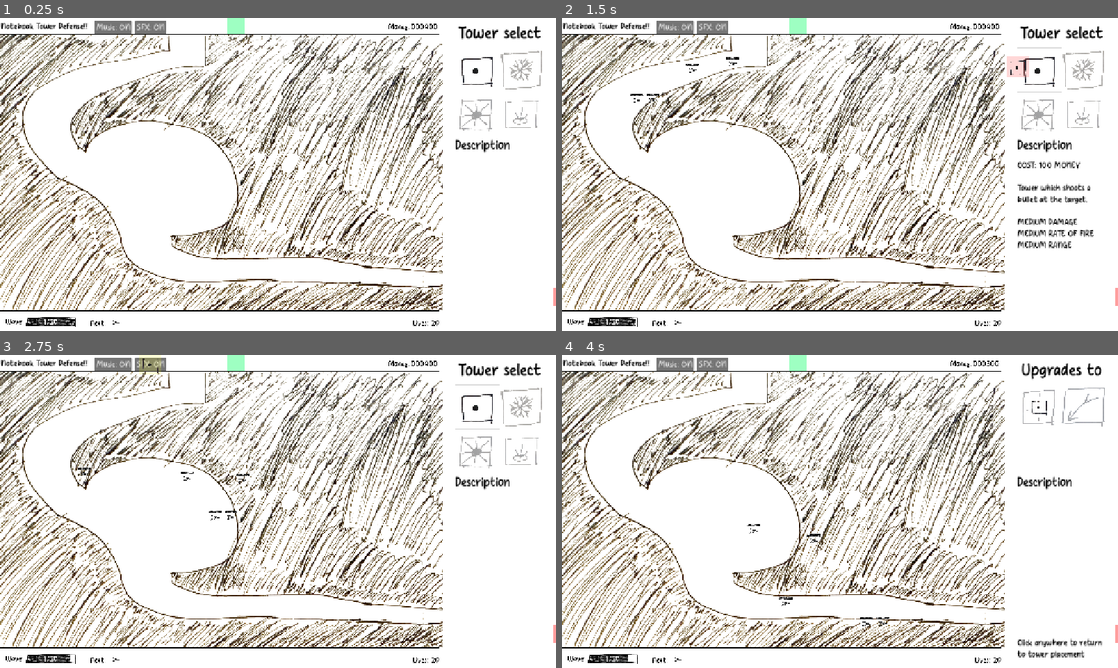
Above: before the commit, frames 1-4 (two rows, left to right).
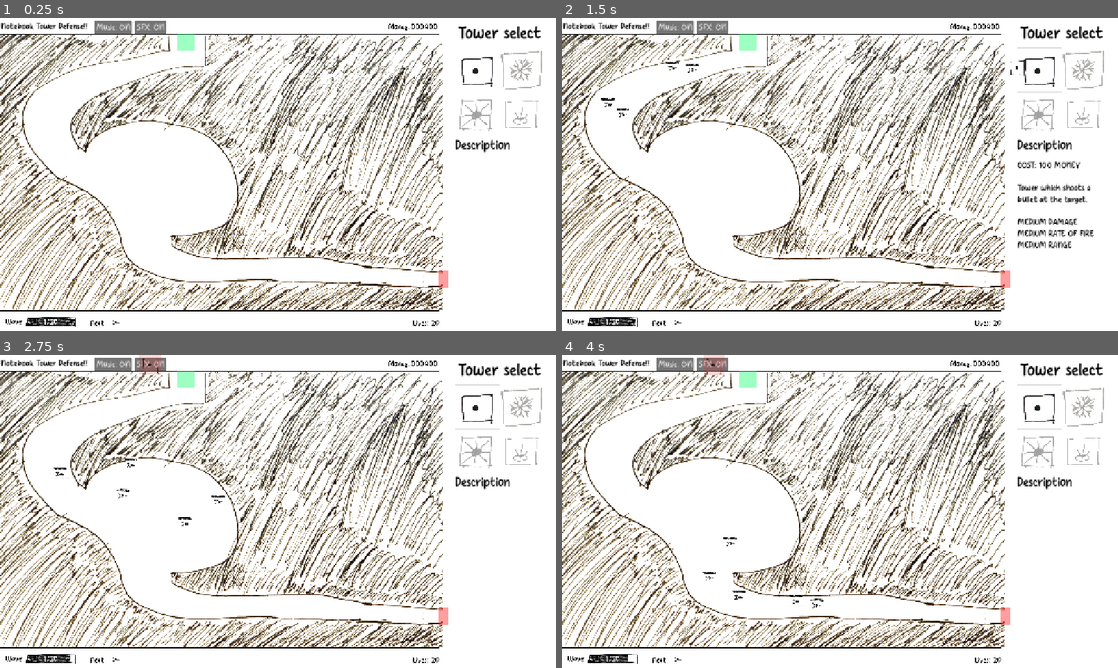
Above: after the commit, the same moments.

Repository: OzuYatamutsu/notebook-tower-defense
Game: Godot game, scene res://levels/level_digestion.tscn
Same seed, same stepped clock (60 frames per second), same inputs: the game is played once before the commit and once after it. This scene is started directly instead of the project's main scene.
Inputs (mouse positions are in pixels of both pictures, inside the frame that each line leads up to):
- Up to frame 1 (0.25 s): no input
- Up to frame 2 (1.5 s): click "SFX: ON" at 0.5 s; click (1040, 71) at 1.25 s
- Up to frame 3 (2.75 s): click "SFX: ON" at 2 s
- Up to frame 4 (4 s): click (1040, 408) at 2.75 s; click "SFX: ON" at 3.5 s

The runs differ from the first frame. In frame 1, 0.5% of the frame differs, in the area x 31-100%, y 0-92%; in frame 2, 0.9%; in frame 3, 0.9%; in frame 4, 2.4%, in the area x 25-100%, y 0-98%.

Commit message:
Fix walls, paths for level_digestion

Diff:
--- a/levels/level_digestion.tscn
+++ b/levels/level_digestion.tscn
@@ -7,63 +7,39 @@
 
 [sub_resource type="Curve2D" id="Curve2D_8wmdd"]
 _data = {
-"points": PackedVector2Array(0, 0, 0, 0, 10840, 380, 0, 0, 0, 0, 10780, 1020, 0, 0, 0, 0, 9240, 1260, 0, 0, 0, 0, 8040, 1600, 0, 0, 0, 0, 6940, 2000, 0, 0, 0, 0, 5720, 2420, 0, 0, 0, 0, 4500, 2540, 0, 0, 0, 0, 3620, 4000, 0, 0, 0, 0, 3200, 5600, 0, 0, 0, 0, 3980, 6220, 0, 0, 0, 0, 5280, 6800, 0, 0, 0, 0, 6420, 7580, 0, 0, 0, 0, 7260, 8900, 0, 0, 0, 0, 7020, 9480, 0, 0, 0, 0, 8080, 10480, 0, 0, 0, 0, 9320, 11140, 0, 0, 0, 0, 10840, 11940, 0, 0, 0, 0, 13940, 12280, 0, 0, 0, 0, 17580, 12360, 0, 0, 0, 0, 20280, 12560, 0, 0, 0, 0, 23580, 12580, 0, 0, 0, 0, 25660, 12600)
+"points": PackedVector2Array(0, 0, 0, 0, 8520, 1140, 0, 0, 0, 0, 8200, 1820, 0, 0, 0, 0, 6580, 1920, 0, 0, 0, 0, 4920, 2840, 0, 0, 0, 0, 2940, 3200, 0, 0, 0, 0, 1860, 4240, 0, 0, 0, 0, 2680, 6480, 0, 0, 0, 0, 4180, 7060, 0, 0, 0, 0, 5060, 6240, 0, 0, 0, 0, 6560, 5860, 0, 0, 0, 0, 8640, 6220, 0, 0, 0, 0, 9980, 7540, 0, 0, 0, 0, 9700, 9060, 0, 0, 0, 0, 7960, 9180, 0, 0, 0, 0, 6820, 9700, 0, 0, 0, 0, 7160, 11140, 0, 0, 0, 0, 8600, 11620, 0, 0, 0, 0, 11720, 11940, 0, 0, 0, 0, 14580, 11580, 0, 0, 0, 0, 17560, 12080, 0, 0, 0, 0, 20420, 12140, 0, 0, 0, 0, 21560, 12160)
 }
 point_count = 22
 
 [sub_resource type="Curve2D" id="Curve2D_4xp7b"]
 _data = {
-"points": PackedVector2Array(0, 0, 0, 0, 10840, 280, 0, 0, 0, 0, 10720, 740, 0, 0, 0, 0, 10060, 1380, 0, 0, 0, 0, 8680, 1440, 0, 0, 0, 0, 6340, 1880, 0, 0, 0, 0, 4900, 2480, 0, 0, 0, 0, 3880, 3540, 0, 0, 0, 0, 3480, 4460, 0, 0, 0, 0, 3520, 5700, 0, 0, 0, 0, 4580, 7080, 0, 0, 0, 0, 5480, 7020, 0, 0, 0, 0, 6680, 6880, 0, 0, 0, 0, 8480, 7180, 0, 0, 0, 0, 8720, 7960, 0, 0, 0, 0, 8720, 9320, 0, 0, 0, 0, 9460, 10320, 0, 0, 0, 0, 9460, 11600, 0, 0, 0, 0, 12760, 11940, 0, 0, 0, 0, 15540, 12200, 0, 0, 0, 0, 19540, 12200, 0, 0, 0, 0, 22680, 12620, 0, 0, 0, 0, 25600, 12680)
+"points": PackedVector2Array(0, 0, 0, 0, 8580, 1160, 0, 0, 0, 0, 8160, 1920, 0, 0, 0, 0, 6640, 2180, 0, 0, 0, 0, 4640, 2480, 0, 0, 0, 0, 2520, 3440, 0, 0, 0, 0, 2500, 5500, 0, 0, 0, 0, 3480, 6840, 0, 0, 0, 0, 5140, 6440, 0, 0, 0, 0, 6120, 5160, 0, 0, 0, 0, 7780, 5700, 0, 0, 0, 0, 9840, 6880, 0, 0, 0, 0, 9660, 8540, 0, 0, 0, 0, 7800, 8880, 0, 0, 0, 0, 6640, 9280, 0, 0, 0, 0, 7020, 10800, 0, 0, 0, 0, 8340, 11160, 0, 0, 0, 0, 9900, 11440, 0, 0, 0, 0, 13460, 11460, 0, 0, 0, 0, 15560, 11700, 0, 0, 0, 0, 21380, 12160)
 }
-point_count = 22
+point_count = 20
 
 [sub_resource type="Curve2D" id="Curve2D_ycp7k"]
 _data = {
-"points": PackedVector2Array(0, 0, 0, 0, 10820, 280, 0, 0, 0, 0, 10360, 1200, 0, 0, 0, 0, 8700, 1520, 0, 0, 0, 0, 7460, 2060, 0, 0, 0, 0, 5500, 2060, 0, 0, 0, 0, 4560, 3000, 0, 0, 0, 0, 3900, 3740, 0, 0, 0, 0, 3720, 5500, 0, 0, 0, 0, 4560, 6320, 0, 0, 0, 0, 5260, 6320, 0, 0, 0, 0, 6060, 5740, 0, 0, 0, 0, 7580, 5660, 0, 0, 0, 0, 8800, 5660, 0, 0, 0, 0, 11040, 6640, 0, 0, 0, 0, 12220, 7420, 0, 0, 0, 0, 12220, 8740, 0, 0, 0, 0, 11180, 9360, 0, 0, 0, 0, 9780, 9360, 0, 0, 0, 0, 9240, 10820, 0, 0, 0, 0, 10440, 12080, 0, 0, 0, 0, 12880, 12080, 0, 0, 0, 0, 15160, 12160, 0, 0, 0, 0, 18440, 12140, 0, 0, 0, 0, 21560, 12500, 0, 0, 0, 0, 24520, 12620, 0, 0, 0, 0, 25680, 12680)
+"points": PackedVector2Array(0, 0, 0, 0, 8580, 1140, 0, 0, 0, 0, 8520, 1880, 0, 0, 0, 0, 3940, 2820, 0, 0, 0, 0, 1860, 4180, 0, 0, 0, 0, 2260, 6360, 0, 0, 0, 0, 5020, 6720, 0, 0, 0, 0, 6000, 6080, 0, 0, 0, 0, 9240, 8120, 0, 0, 0, 0, 6940, 9440, 0, 0, 0, 0, 7440, 11220, 0, 0, 0, 0, 10880, 11320, 0, 0, 0, 0, 13100, 11800, 0, 0, 0, 0, 19000, 12020, 0, 0, 0, 0, 21980, 12100)
 }
-point_count = 26
+point_count = 14
 
 [sub_resource type="Curve2D" id="Curve2D_vw7h1"]
 _data = {
-"points": PackedVector2Array(0, 0, 0, 0, 10880, 240, 0, 0, 0, 0, 10320, 1160, 0, 0, 0, 0, 7940, 1720, 0, 0, 0, 0, 6220, 2380, 0, 0, 0, 0, 4540, 3100, 0, 0, 0, 0, 3420, 4020, 0, 0, 0, 0, 3960, 5820, 0, 0, 0, 0, 5300, 6820, 0, 0, 0, 0, 5860, 5840, 0, 0, 0, 0, 7820, 5840, 0, 0, 0, 0, 9560, 6220, 0, 0, 0, 0, 10260, 7100, 0, 0, 0, 0, 10260, 8260, 0, 0, 0, 0, 9280, 9520, 0, 0, 0, 0, 8760, 11540, 0, 0, 0, 0, 10860, 11540, 0, 0, 0, 0, 12220, 12200, 0, 0, 0, 0, 17920, 12420, 0, 0, 0, 0, 20880, 12420, 0, 0, 0, 0, 24640, 12540, 0, 0, 0, 0, 25700, 12820)
+"points": PackedVector2Array(0, 0, 0, 0, 8540, 1160, 0, 0, 0, 0, 8440, 1660, 0, 0, 0, 0, 5080, 2460, 0, 0, 0, 0, 3220, 3460, 0, 0, 0, 0, 2020, 4260, 0, 0, 0, 0, 2920, 6200, 0, 0, 0, 0, 4200, 6600, 0, 0, 0, 0, 6140, 6120, 0, 0, 0, 0, 8960, 7940, 0, 0, 0, 0, 6900, 9100, 0, 0, 0, 0, 7720, 11080, 0, 0, 0, 0, 10880, 11560, 0, 0, 0, 0, 14220, 11560, 0, 0, 0, 0, 16580, 11720, 0, 0, 0, 0, 20380, 12020, 0, 0, 0, 0, 21840, 12160)
 }
-point_count = 21
+point_count = 16
 
 [sub_resource type="Curve2D" id="Curve2D_v644m"]
 _data = {
-"points": PackedVector2Array(0, 0, 0, 0, 10820, 480, 0, 0, 0, 0, 9940, 1300, 0, 0, 0, 0, 7880, 1540, 0, 0, 0, 0, 6000, 2360, 0, 0, 0, 0, 4420, 2820, 0, 0, 0, 0, 3520, 4360, 0, 0, 0, 0, 3520, 5480, 0, 0, 0, 0, 5960, 7600, 0, 0, 0, 0, 8020, 6000, 0, 0, 0, 0, 9080, 7500, 0, 0, 0, 0, 9180, 8860, 0, 0, 0, 0, 8720, 11000, 0, 0, 0, 0, 10540, 11780, 0, 0, 0, 0, 12800, 12100, 0, 0, 0, 0, 16820, 12240, 0, 0, 0, 0, 19780, 12320, 0, 0, 0, 0, 21760, 12360, 0, 0, 0, 0, 25740, 12740)
+"points": PackedVector2Array(0, 0, 0, 0, 8540, 1140, 0, 0, 0, 0, 8380, 1820, 0, 0, 0, 0, 4360, 2600, 0, 0, 0, 0, 2200, 3640, 0, 0, 0, 0, 2560, 5620, 0, 0, 0, 0, 3900, 7260, 0, 0, 0, 0, 6800, 9660, 0, 0, 0, 0, 7400, 11360, 0, 0, 0, 0, 11160, 11460, 0, 0, 0, 0, 13820, 11380, 0, 0, 0, 0, 17640, 12100, 0, 0, 0, 0, 20380, 12000, 0, 0, 0, 0, 21680, 12020)
 }
-point_count = 18
+point_count = 13
 
 [sub_resource type="Curve2D" id="Curve2D_7wygf"]
 _data = {
-"points": PackedVector2Array(0, 0, 0, 0, 10920, 340, 0, 0, 0, 0, 10000, 1460, 0, 0, 0, 0, 7360, 2080, 0, 0, 0, 0, 5240, 2720, 0, 0, 0, 0, 4080, 3260, 0, 0, 0, 0, 3840, 5000, 0, 0, 0, 0, 4880, 7080, 0, 0, 0, 0, 6040, 5400, 0, 0, 0, 0, 7940, 5460, 0, 0, 0, 0, 10600, 5400, 0, 0, 0, 0, 12140, 6200, 0, 0, 0, 0, 12940, 7840, 0, 0, 0, 0, 12120, 9440, 0, 0, 0, 0, 10720, 9560, 0, 0, 0, 0, 9540, 9660, 0, 0, 0, 0, 7760, 8080, 0, 0, 0, 0, 7760, 6540, 0, 0, 0, 0, 9100, 6620, 0, 0, 0, 0, 9060, 7900, 0, 0, 0, 0, 8560, 10640, 0, 0, 0, 0, 9000, 11860, 0, 0, 0, 0, 14440, 12260, 0, 0, 0, 0, 18340, 12340, 0, 0, 0, 0, 22240, 12220, 0, 0, 0, 0, 23720, 12800, 0, 0, 0, 0, 25740, 12680)
+"points": PackedVector2Array(0, 0, 0, 0, 8640, 1140, 0, 0, 0, 0, 8540, 1820, 0, 0, 0, 0, 5700, 2040, 0, 0, 0, 0, 4460, 2860, 0, 0, 0, 0, 2200, 3760, 0, 0, 0, 0, 2440, 5600, 0, 0, 0, 0, 3640, 6640, 0, 0, 0, 0, 5060, 7960, 0, 0, 0, 0, 6280, 9340, 0, 0, 0, 0, 7180, 11280, 0, 0, 0, 0, 10840, 11580, 0, 0, 0, 0, 15060, 11620, 0, 0, 0, 0, 18900, 12080, 0, 0, 0, 0, 20260, 11980, 0, 0, 0, 0, 21180, 12060)
 }
-point_count = 26
-
-[sub_resource type="Curve2D" id="Curve2D_3dsx8"]
-_data = {
-"points": PackedVector2Array(0, 0, 0, 0, 10940, 280, 0, 0, 0, 0, 10120, 1140, 0, 0, 0, 0, 7920, 1640, 0, 0, 0, 0, 6560, 2140, 0, 0, 0, 0, 4600, 3180, 0, 0, 0, 0, 3260, 3500, 0, 0, 0, 0, 3320, 5820, 0, 0, 0, 0, 5240, 7280, 0, 0, 0, 0, 7520, 6280, 0, 0, 0, 0, 8780, 7160, 0, 0, 0, 0, 10020, 9260, 0, 0, 0, 0, 8680, 10580, 0, 0, 0, 0, 9700, 12020, 0, 0, 0, 0, 12740, 12280, 0, 0, 0, 0, 15080, 12480, 0, 0, 0, 0, 18160, 12460, 0, 0, 0, 0, 20440, 12560, 0, 0, 0, 0, 23280, 12560, 0, 0, 0, 0, 25560, 12880)
-}
-point_count = 19
-
-[sub_resource type="Curve2D" id="Curve2D_fsm0i"]
-_data = {
-"points": PackedVector2Array(0, 0, 0, 0, 10940, 280, 0, 0, 0, 0, 10860, 860, 0, 0, 0, 0, 9920, 1380, 0, 0, 0, 0, 7740, 1760, 0, 0, 0, 0, 5920, 2440, 0, 0, 0, 0, 4680, 3280, 0, 0, 0, 0, 3640, 3920, 0, 0, 0, 0, 3820, 5520, 0, 0, 0, 0, 5520, 6760, 0, 0, 0, 0, 6060, 5780, 0, 0, 0, 0, 7560, 7080, 0, 0, 0, 0, 8520, 8580, 0, 0, 0, 0, 9620, 9380, 0, 0, 0, 0, 9360, 10580, 0, 0, 0, 0, 10440, 11900, 0, 0, 0, 0, 14940, 12300, 0, 0, 0, 0, 18660, 12300, 0, 0, 0, 0, 21520, 12580, 0, 0, 0, 0, 25840, 12820)
-}
-point_count = 19
-
-[sub_resource type="Curve2D" id="Curve2D_57p0w"]
-_data = {
-"points": PackedVector2Array(0, 0, 0, 0, 10860, 320, 0, 0, 0, 0, 10580, 1220, 0, 0, 0, 0, 8420, 1640, 0, 0, 0, 0, 7120, 1880, 0, 0, 0, 0, 5120, 3260, 0, 0, 0, 0, 3680, 3080, 0, 0, 0, 0, 3560, 4620, 0, 0, 0, 0, 5340, 7320, 0, 0, 0, 0, 7980, 6060, 0, 0, 0, 0, 8740, 7460, 0, 0, 0, 0, 9980, 8640, 0, 0, 0, 0, 9340, 10360, 0, 0, 0, 0, 9920, 12340, 0, 0, 0, 0, 13680, 12600, 0, 0, 0, 0, 15620, 12420, 0, 0, 0, 0, 18980, 12360, 0, 0, 0, 0, 20940, 12300, 0, 0, 0, 0, 24580, 12600, 0, 0, 0, 0, 25700, 12760)
-}
-point_count = 19
-
-[sub_resource type="Curve2D" id="Curve2D_ec1vk"]
-_data = {
-"points": PackedVector2Array(0, 0, 0, 0, 10880, 360, 0, 0, 0, 0, 10640, 880, 0, 0, 0, 0, 7900, 1780, 0, 0, 0, 0, 5520, 3040, 0, 0, 0, 0, 3980, 2720, 0, 0, 0, 0, 3380, 5000, 0, 0, 0, 0, 4620, 6740, 0, 0, 0, 0, 6600, 6080, 0, 0, 0, 0, 8640, 5780, 0, 0, 0, 0, 11340, 6420, 0, 0, 0, 0, 11860, 7680, 0, 0, 0, 0, 11040, 9480, 0, 0, 0, 0, 9580, 10040, 0, 0, 0, 0, 9320, 11400, 0, 0, 0, 0, 11460, 12100, 0, 0, 0, 0, 14020, 12100, 0, 0, 0, 0, 16780, 12080, 0, 0, 0, 0, 20160, 12380, 0, 0, 0, 0, 21920, 12320, 0, 0, 0, 0, 25020, 12540, 0, 0, 0, 0, 25720, 12840)
-}
-point_count = 21
+point_count = 15
 
 [node name="Level_Digestion" type="Node"]
 script = ExtResource("1_8wmdd")
@@ -91,30 +67,18 @@
 [node name="Path2D6" type="Path2D" parent="LevelViewport/mobs" index="5"]
 curve = SubResource("Curve2D_7wygf")
 
-[node name="Path2D7" type="Path2D" parent="LevelViewport/mobs" index="6"]
-curve = SubResource("Curve2D_3dsx8")
-
-[node name="Path2D8" type="Path2D" parent="LevelViewport/mobs" index="7"]
-curve = SubResource("Curve2D_fsm0i")
-
-[node name="Path2D9" type="Path2D" parent="LevelViewport/mobs" index="8"]
-curve = SubResource("Curve2D_57p0w")
-
-[node name="Path2D10" type="Path2D" parent="LevelViewport/mobs" index="9"]
-curve = SubResource("Curve2D_ec1vk")
-
 [node name="CollisionPolygon2D" type="CollisionPolygon2D" parent="LevelViewport/walls" index="0"]
-polygon = PackedVector2Array(484, 2, 490, 38, 428, 50, 350, 65, 284, 76, 232, 85, 158, 113, 93, 150, 70, 190, 64, 225, 70, 256, 80, 283, 98, 308, 137, 349, 172, 377, 218, 395, 253, 412, 288, 436, 313, 463, 338, 504, 349, 538, 360, 570, 385, 598, 410, 616, 461, 633, 535, 647, 703, 644, 799, 646, 945, 649, 1116, 656, 1280, 658, 1281, 713, 664, 705, 428, 702, 339, 672, 312, 632, 284, 577, 258, 543, 241, 525, 224, 496, 196, 473, 153, 459, 115, 420, 60, 378, 27, 333, -2, 213, -1, 115, 59, 68, 147, 44, 241, 23, 351, 12)
+polygon = PackedVector2Array(385, 38, 390, 74, 311, 89, 265, 99, 197, 110, 122, 139, 77, 169, 56, 204, 50, 243, 67, 296, 103, 338, 135, 370, 186, 391, 235, 427, 263, 470, 278, 506, 289, 547, 319, 577, 370, 596, 436, 607, 530, 604, 629, 602, 705, 607, 840, 612, 989, 620, 1018, 617, 1019, 650, 899, 653, 712, 659, 492, 658, 305, 650, 229, 595, 208, 531, 182, 480, 142, 450, 76, 436, 19, 371, 0, 246, 9, 130, 63, 90, 157, 73)
 
 [node name="CollisionPolygon2D2" type="CollisionPolygon2D" parent="LevelViewport/walls" index="1"]
-polygon = PackedVector2Array(593, 0, 592, 82, 537, 82, 477, 92, 424, 108, 370, 125, 317, 143, 273, 163, 236, 188, 209, 220, 204, 238, 208, 260, 220, 283, 246, 306, 258, 284, 268, 271, 288, 259, 335, 238, 419, 222, 523, 237, 569, 250, 627, 281, 662, 327, 685, 379, 685, 434, 673, 478, 633, 506, 545, 523, 498, 528, 495, 546, 501, 555, 576, 581, 675, 588, 803, 586, 893, 582, 931, 584, 1012, 598, 1064, 607, 1205, 617, 1282, 623, 1281, 559, 1009, 539, 881, 525, 710, 526, 761, 432, 758, 383, 743, 328, 702, 248, 666, 220, 622, 194, 557, 188, 472, 170, 381, 187, 407, 156, 511, 138, 643, 140, 654, -2)
+polygon = PackedVector2Array(472, 39, 472, 111, 449, 111, 402, 114, 350, 128, 268, 158, 220, 181, 197, 195, 172, 223, 163, 244, 169, 276, 181, 297, 197, 306, 199, 288, 222, 271, 253, 252, 312, 237, 352, 234, 433, 252, 470, 267, 502, 291, 526, 322, 544, 370, 548, 419, 536, 457, 509, 480, 449, 497, 410, 501, 394, 501, 395, 521, 423, 537, 472, 551, 545, 554, 625, 553, 713, 549, 743, 553, 814, 565, 855, 573, 947, 579, 1020, 585, 1021, 542, 807, 525, 602, 519, 510, 522, 537, 497, 584, 473, 598, 385, 596, 331, 571, 284, 528, 241, 455, 219, 397, 209, 341, 202, 272, 213, 202, 241, 223, 208, 283, 185, 371, 171, 432, 159, 498, 158, 549, 161, 555, 38)
 
 [node name="LevelHitbox" parent="LevelViewport" index="4"]
-position = Vector2(1283, 640)
+position = Vector2(1020, 599)
 scale = Vector2(0.56, 1.03)
 
 [node name="LevelSpawn" parent="LevelViewport" index="5"]
-position = Vector2(544, 16)
+position = Vector2(429, 55)
 
 [node name="Map" type="Sprite2D" parent="."]
 position = Vector2(0, 39)
Not shown: 1 places in levels/level_digestion.tscn that only renumber resources
